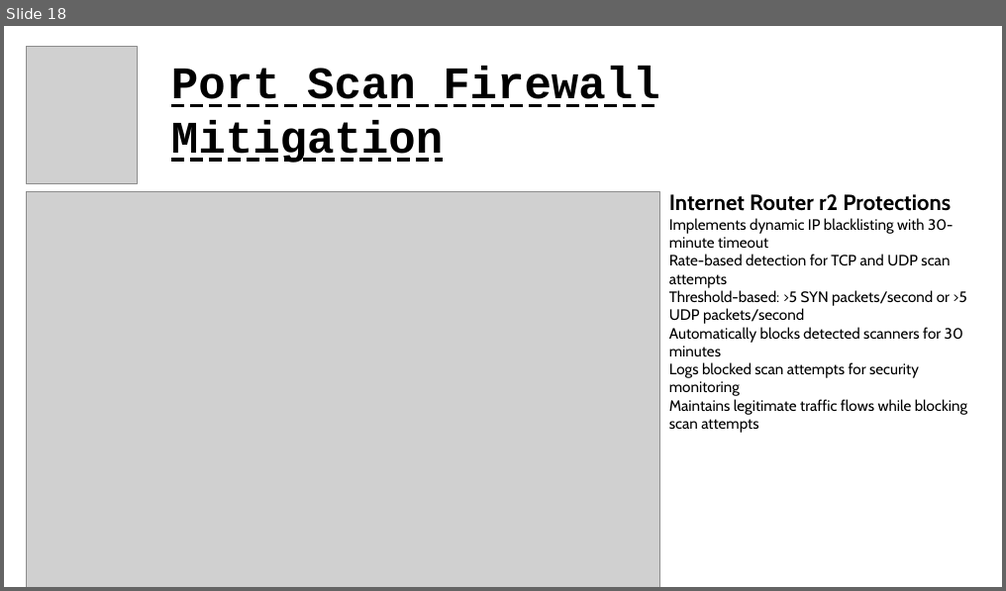
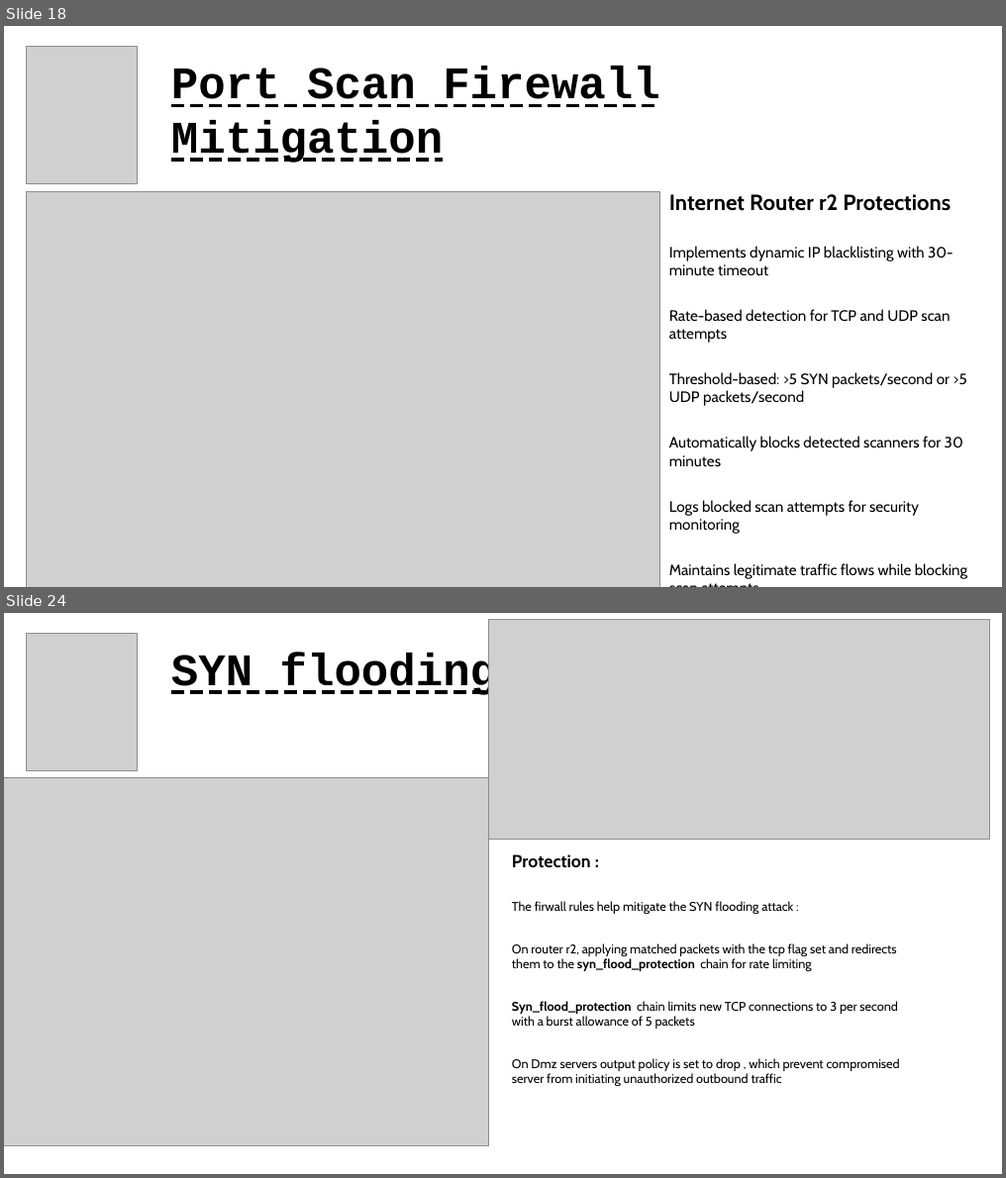
Before and after one commit to nottoBD/mininet-secops, a slide deck: slides_presentation_mininet-secops.odp. Shown one above the other, each under a label of ours: slide 18 before the commit, slides 18 and 24 after it; the slides between them are not shown. The pictures are 1006x591 and 1006x1178 pixels, drawn with LibreOffice and Linux fonts; fonts in the diff are those of the drawing; grey boxes stand for pictures. Boxes give left, top, right and bottom in pixels: in the first picture for what was removed or moved away, otherwise in the second. Text is boxed around its words. In the diff, an @@ line names an element or a change of style, - is before the commit and + after.

```diff
--- a/slides_presentation_mininet-secops.odp
+++ b/slides_presentation_mininet-secops.odp
@@ slide 24 added at box(4, 613, 1002, 1174), background #FFFFFF @@
@@ picture added at box(27, 633, 137, 771) @@
@@ picture added at box(489, 619, 990, 839) @@
@@ text added at box(171, 653, 497, 698), 36 pt, text #000000, bold, underline @@
+SYN flooding
@@ picture added at box(4, 777, 489, 1148) @@
@@ text added at box(512, 855, 900, 1086), 10 pt, text #000000 @@
+Protection :
+The firwall rules help mitigate the SYN flooding attack :
+On router r2, applying matched packets with the tcp flag set and redirects them to the syn_flood_protection chain for rate limiting
+Syn_flood_protection chain limits new TCP connections to 3 per second with a burst allowance of 5 packets
+On Dmz servers output policy is set to drop , which prevent compromised server from initiating unauthorized outbound traffic
@@ slide 18 changed as well @@
@@ text "Internet Router r2 Protections" at box(669, 194, 967, 579): more space between paragraphs @@
```
Also in this commit, not shown: 16 other slides changed, 5 other slides added.
